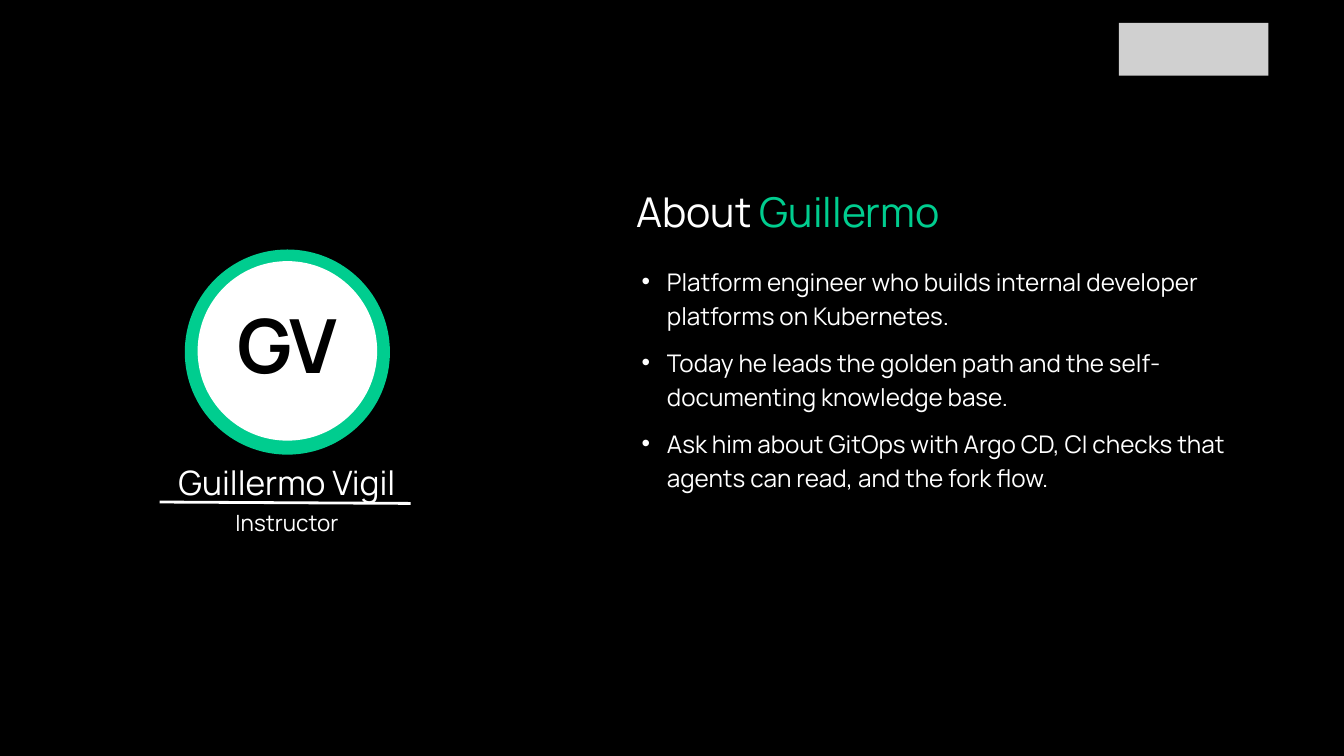
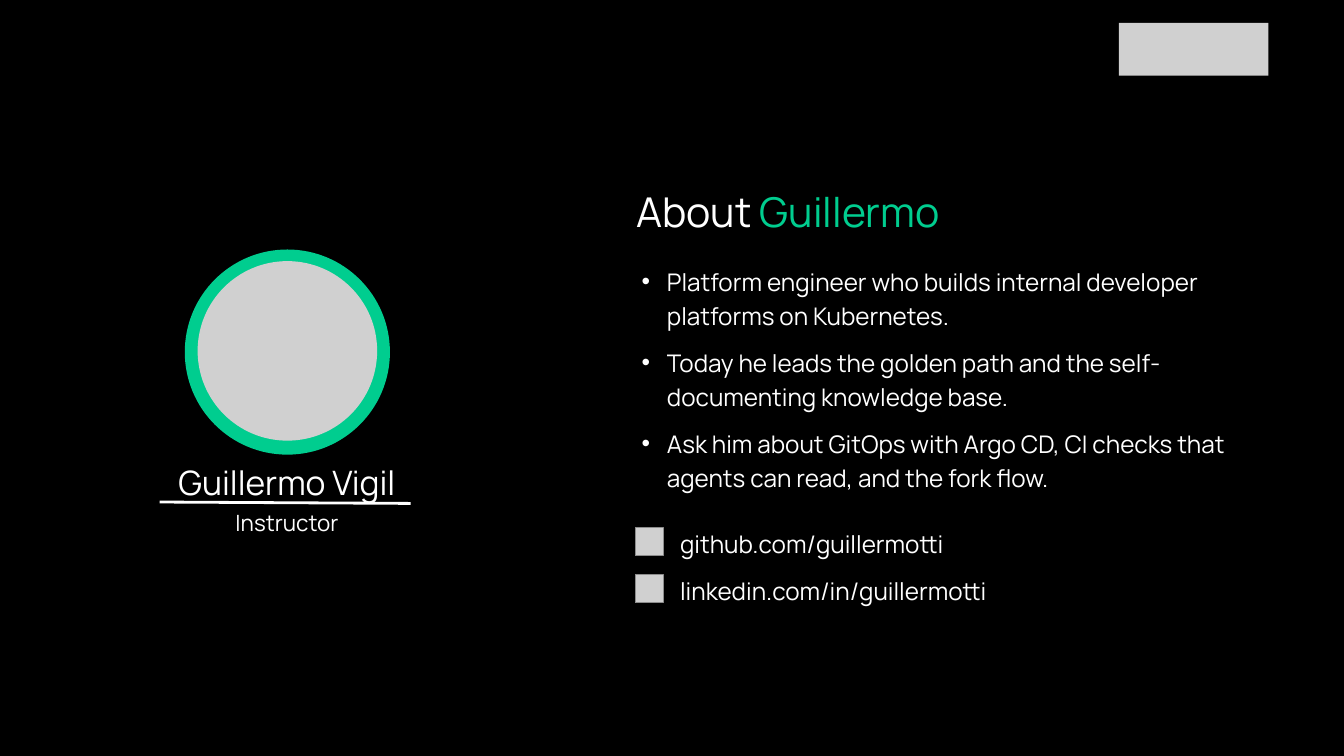
Before and after one commit to focuslight-nr/agentic-idp-packt, a slide deck: slide 4 of slides/agentic-idp-workshop.pptx. Drawn at 1344x756 pixels with LibreOffice and Linux fonts; fonts in the diff are those of the drawing; grey boxes stand for pictures. Boxes give left, top, right and bottom in pixels: in the first picture for what was removed or moved away, otherwise in the second. Text is boxed around its words. In the diff, an @@ line names an element or a change of style, - is before the commit and + after.

```diff
--- a/slides/agentic-idp-workshop.pptx
+++ b/slides/agentic-idp-workshop.pptx
@@ freeform shape removed at [198, 261, 377, 441] @@
@@ picture added at [198, 261, 377, 441] @@
@@ text removed at [237, 318, 337, 374] @@
-GV
@@ picture added at [635, 528, 663, 556] @@
@@ text added at [680, 535, 943, 559], 26 pt, text #FFFFFF @@
+github.com/guillermotti
@@ picture added at [635, 575, 663, 603] @@
@@ text added at [680, 582, 986, 606], 26 pt, text #FFFFFF @@
+linkedin.com/in/guillermotti
```
Also in this commit, not shown: 33 other slides changed, 1 slide added, 1 other file.
